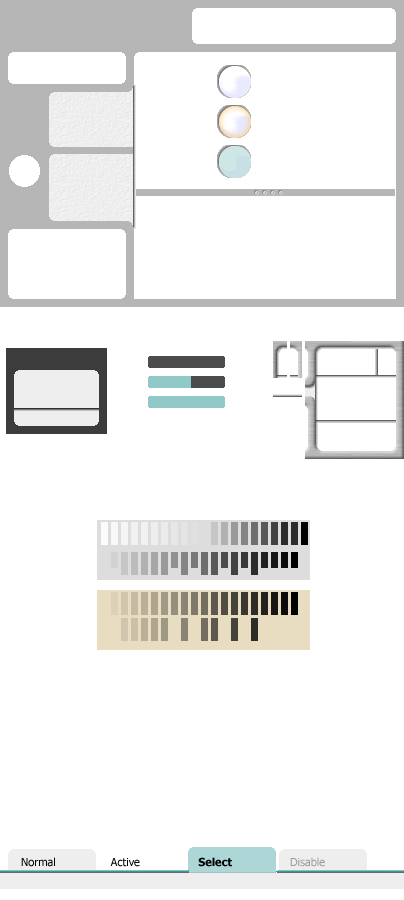
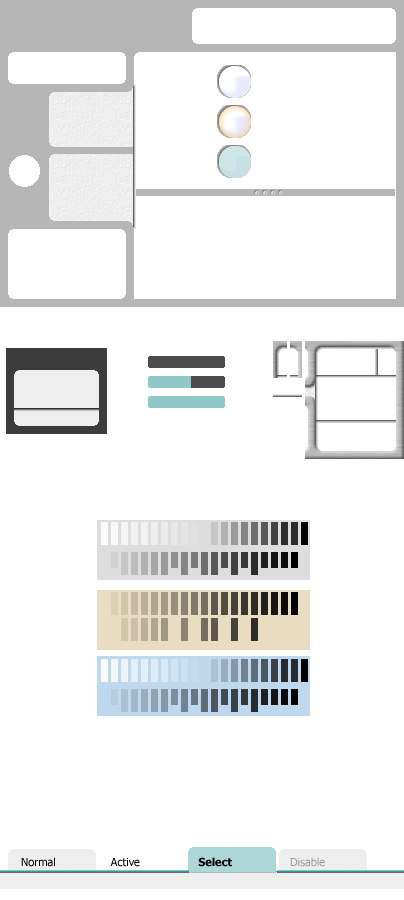
Comparing the layer stacks of the two 404px x 900px images. Changes:
painted on "Layer 2" over 101, 659, 308, 712
painted on "Layer 1" over 97, 656, 310, 716
